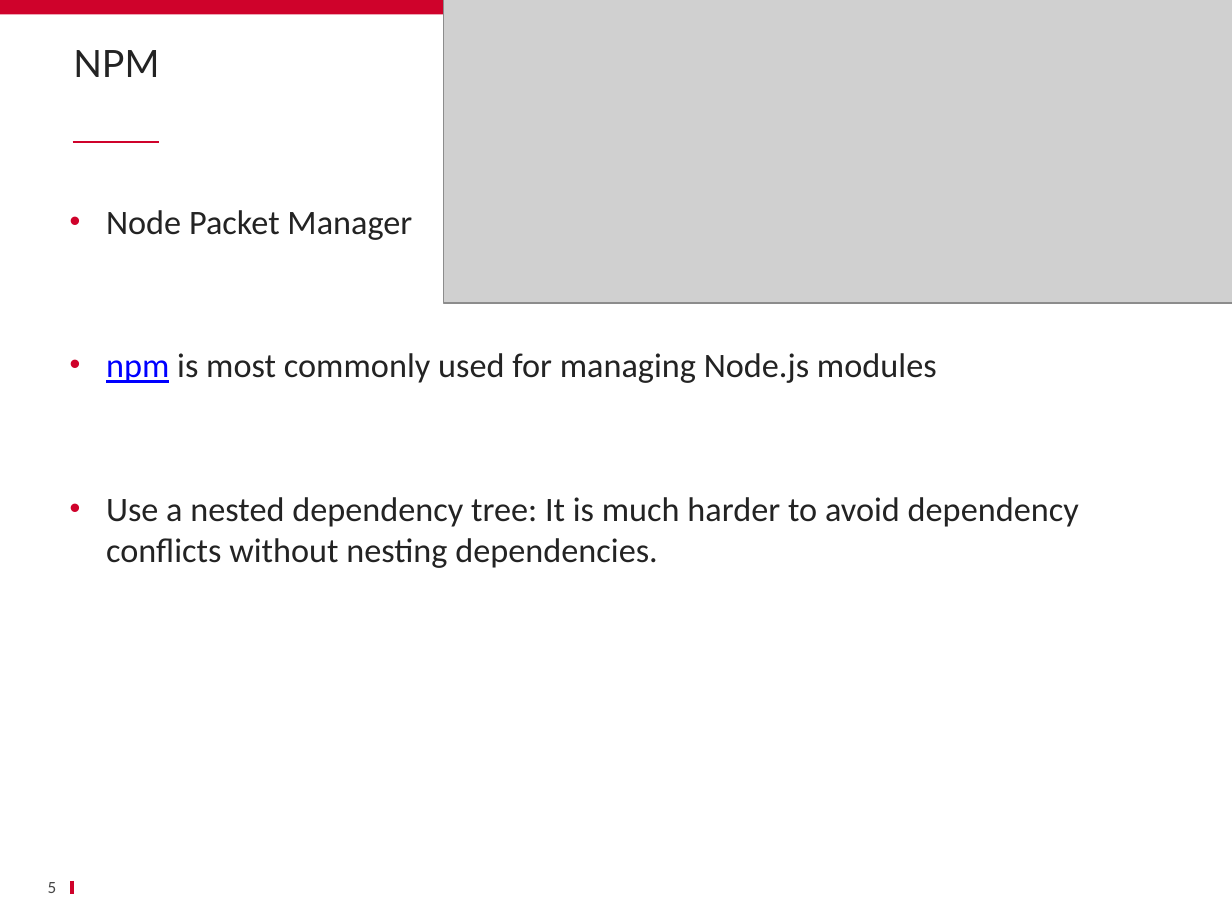
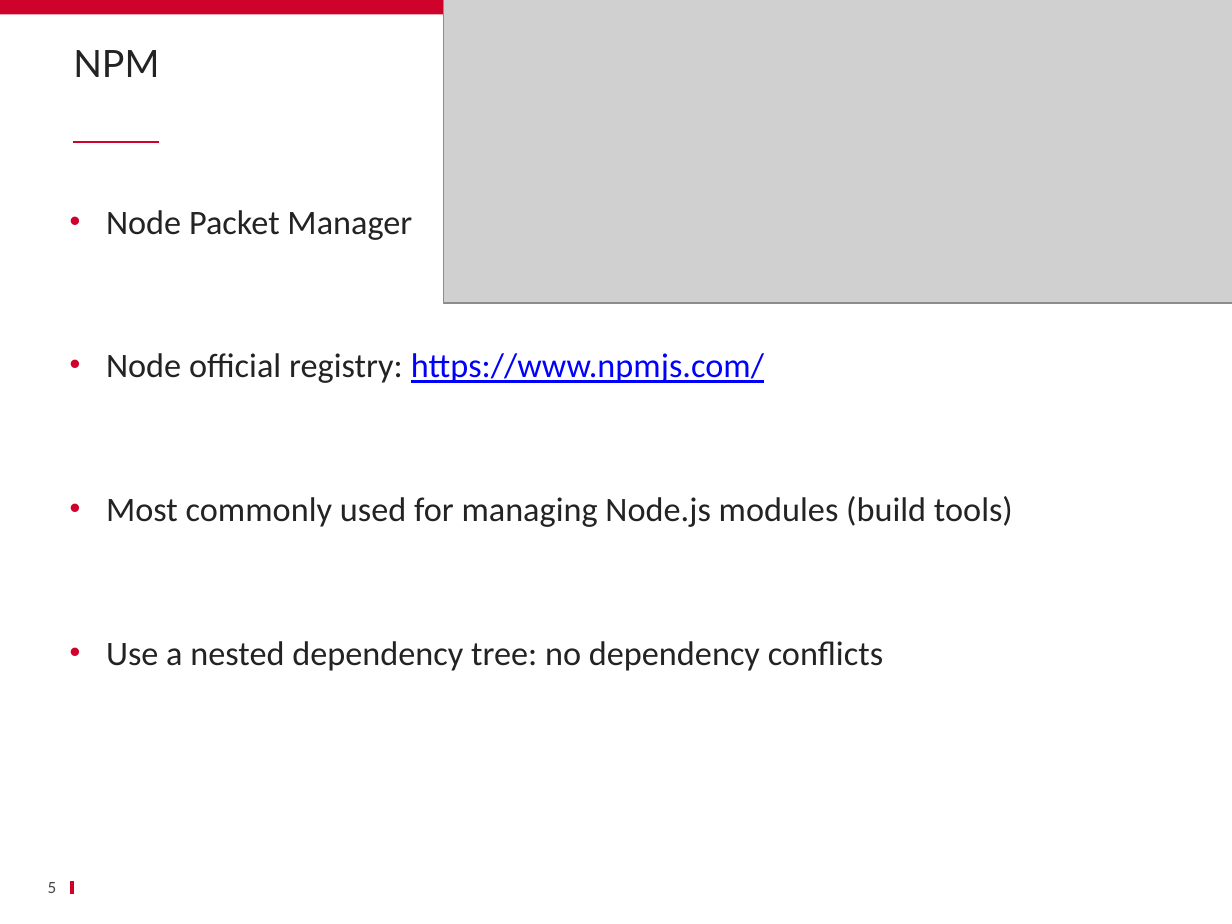
Before and after one commit to schassande/formation-angularjs1, a slide deck: slide 5 of Jour2/13 bower/13_bower.pptx. Drawn at 1232x924 pixels with LibreOffice and Linux fonts; fonts in the diff are those of the drawing; grey boxes stand for pictures; background and template pictures are left out. Boxes give left, top, right and bottom in pixels: in the first picture for what was removed or moved away, otherwise in the second. Text is boxed around its words. In the diff, an @@ line names an element or a change of style, - is before the commit and + after.

```diff
--- a/Jour2/13 bower/13_bower.pptx
+++ b/Jour2/13 bower/13_bower.pptx
@@ text at [106, 353, 1013, 671]: text changed @@
-• npm is most commonly used for managing Node.js modules
-• Use a nested dependency tree: It is much harder to avoid dependency conflicts without nesting dependencies.
+• Node official registry: https://www.npmjs.com/
+• Most commonly used for managing Node.js modules (build tools)
+• Use a nested dependency tree: no dependency conflicts
```
Also in this commit, not shown: 7 other slides changed, 4 slides added, 2 slides removed, 1 other file.
